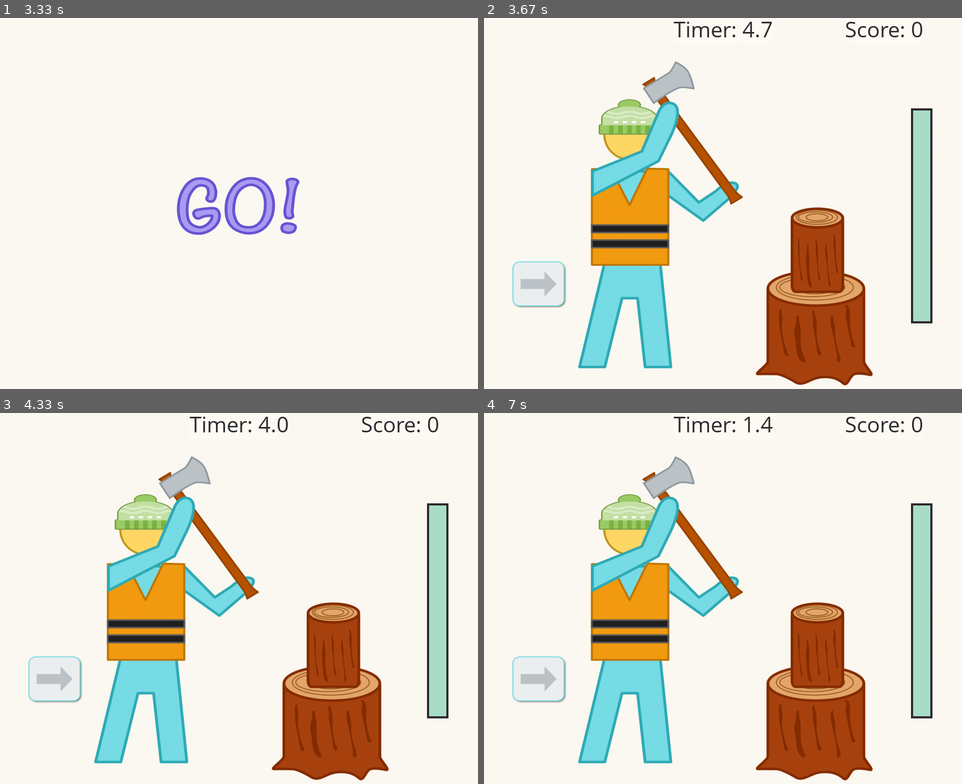
Above: before the commit, frames 1-4 (two rows, left to right).
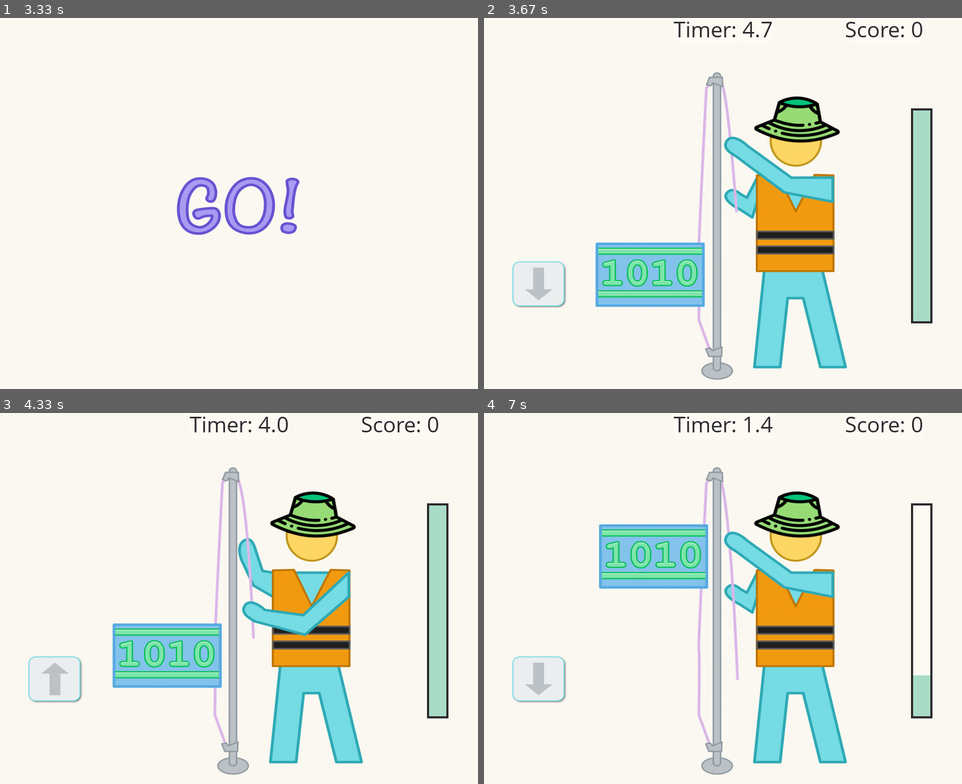
Above: after the commit, the same moments.

Repository: jwl-7/Stick-Bop
Game: pygame game, started from stick-bop.py
Two runs of this game, one before a commit and one after it. Both use one fixed random seed, a clock stepped at 60 frames per second and the inputs below.
Inputs:
- Up to frame 1 (3.33 s): tap Enter at 0.33 s; hold Left from 3.23 s (still down)
- Up to frame 2 (3.67 s): keep holding Left
- Up to frame 3 (4.33 s): release Left at 3.7 s; hold Up 3.73-4.2 s; hold Down from 4.23 s (still down)
- Up to frame 4 (7 s): release Down at 4.7 s; hold Up 4.73-5.03 s; hold Down 5.07-5.37 s; hold Up 5.4-5.77 s; hold Down 5.8-6.17 s; hold Up 6.2-6.5 s; hold Down 6.53-6.83 s; hold Up from 6.87 s (still down)

Frame 1 is identical in both runs. In frame 2, 30% of the frame differs, in the area x 7-82%, y 11-99%; in frame 3, 30%; in frame 4, 31%, in the area x 7-94%, y 11-99%.

Commit message:
implemented flagraising task

Diff:
--- a/data/main.py
+++ b/data/main.py
@@ -17,7 +17,7 @@
             'drilling': states.Drilling(),
             'mining': states.Mining(),
             'woodchopping': states.Woodchopping(),
-            #'flagraising': states.Flagraising(),
+            'flagraising': states.Flagraising(),
             #'hammering': states.Hammering(),
             #'waterpumping': states.Waterpumping(),
             #'excalibur': states.Excalibur()
--- a/data/state_machine.py
+++ b/data/state_machine.py
@@ -101,15 +101,14 @@
     """
     score = 0
     count = 0
-    task_list = ['drilling', 'mining', 'woodchopping']
-    '''task_list = [
+    task_list = [
         'drilling',
         'mining',
         'woodchopping',
         'flagraising',
-        'hammering',
-        'waterpumping'
-        ]'''
+        #'hammering',
+        #'waterpumping'
+        ]
 
     def __init__(self):
         self.done = False
--- a/data/states.py
+++ b/data/states.py
@@ -313,16 +313,71 @@
         self.__dict__.update(state_machine.settings)
 
     def startup(self):
-        pass
-
-    def get_event(self, event):
-        pass
-
-    def update(self, screen, dt):
-        pass
-
-    def draw(self, screen):
-        pass
+        self.count = 0
+        self.up_pressed = False
+        self.down_pressed = False
+        self.down_was_pressed = False
+        self.start_time = pygame.time.get_ticks()
+        self.timer_start = self.timer_check(self.score)
+        self.flag_img = tools.images['flagraising-1']
+        self.score_check(self.score)
+
+        # LEFT = UP
+        # RIGHT = DOWN
+
+    def get_event(self, event):
+        if event.type == pygame.KEYDOWN and event.key == pygame.K_UP:
+            self.up_pressed = True
+            if self.down_was_pressed and not self.down_pressed:
+                if self.count == 0:
+                    self.flag_img = tools.images['flagraising-3']
+                elif self.count == 1:
+                    self.flag_img = tools.images['flagraising-5']
+                elif self.count == 2:
+                    self.flag_img = tools.images['flagraising-7']
+                elif self.count == 3:
+                    self.flag_img = tools.images['flagraising-9']
+                elif self.count == 4:
+                    self.flag_img = tools.images['flagraising-11']
+                self.down_was_pressed = False
+                self.count += 1
+        elif event.type == pygame.KEYDOWN and event.key == pygame.K_DOWN:
+            self.down_pressed = True
+            if not self.up_pressed:
+                if self.count == 0:
+                    self.flag_img = tools.images['flagraising-2']
+                elif self.count == 1:
+                    self.flag_img = tools.images['flagraising-4']
+                elif self.count == 2:
+                    self.flag_img = tools.images['flagraising-6']
+                elif self.count == 3:
+                    self.flag_img = tools.images['flagraising-8']
+                elif self.count == 4:
+                    self.flag_img = tools.images['flagraising-10']
+        elif event.type == pygame.KEYUP and event.key == pygame.K_UP:
+            self.up_pressed = False
+        elif event.type == pygame.KEYUP and event.key == pygame.K_DOWN:
+            if self.down_pressed:
+                self.down_pressed = False
+                self.down_was_pressed = True
+
+    def update(self, screen, dt):
+        self.flag_img = tools.render_image(self.flag_img, self.screen_size, screen)
+        self.draw(screen)
+        time_elapsed = pygame.time.get_ticks() - self.start_time
+        timer_seconds = float(time_elapsed / 1000 % 60)
+        timer = round(self.timer_start - timer_seconds, 1)
+        timer_text = 'Timer: ' + str(timer)
+        score_text = 'Score: ' + str(self.score)
+        tools.clear_text(tools.fonts['OpenSans-Regular'], tools.WHITE, timer_text, 40, self.screen_width/2, 0, screen)
+        tools.render_text(tools.fonts['OpenSans-Regular'], tools.BLACK, timer_text, 40, self.screen_width/2, 0, screen)
+        tools.clear_text(tools.fonts['OpenSans-Regular'], tools.WHITE, score_text, 40, self.screen_width-150, 0, screen)
+        tools.render_text(tools.fonts['OpenSans-Regular'], tools.BLACK, score_text, 40, self.screen_width-150, 0, screen)
+        tools.draw_progress_bar(self.screen_width-100, self.screen_height/4, self.count*20, screen)
+        self.count_check(self.count, timer)
+
+    def draw(self, screen):
+        screen.blit(self.flag_img, [0, 0])
 
 class Hammering(state_machine.State):
     """Hammering task."""
